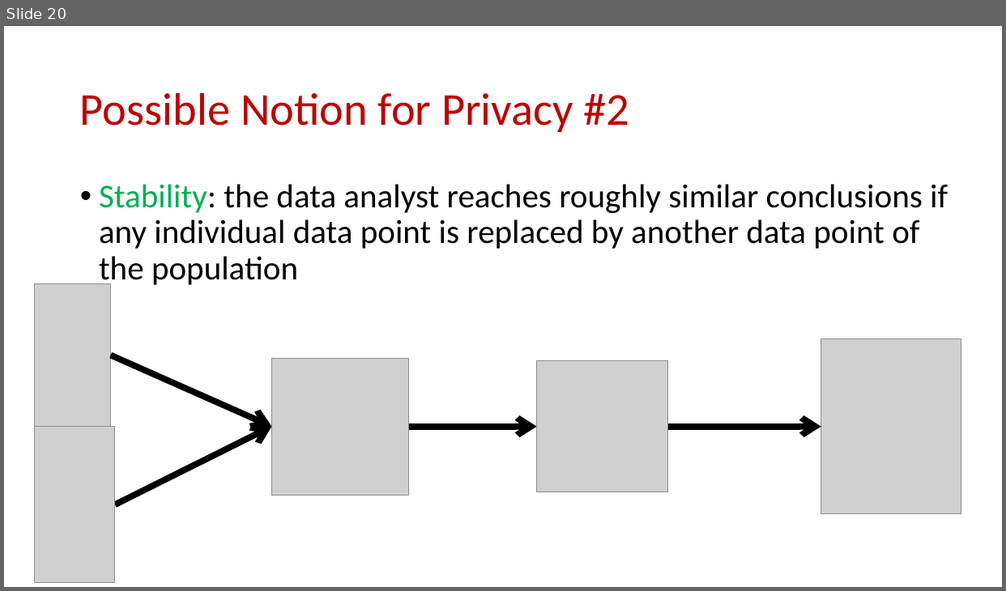
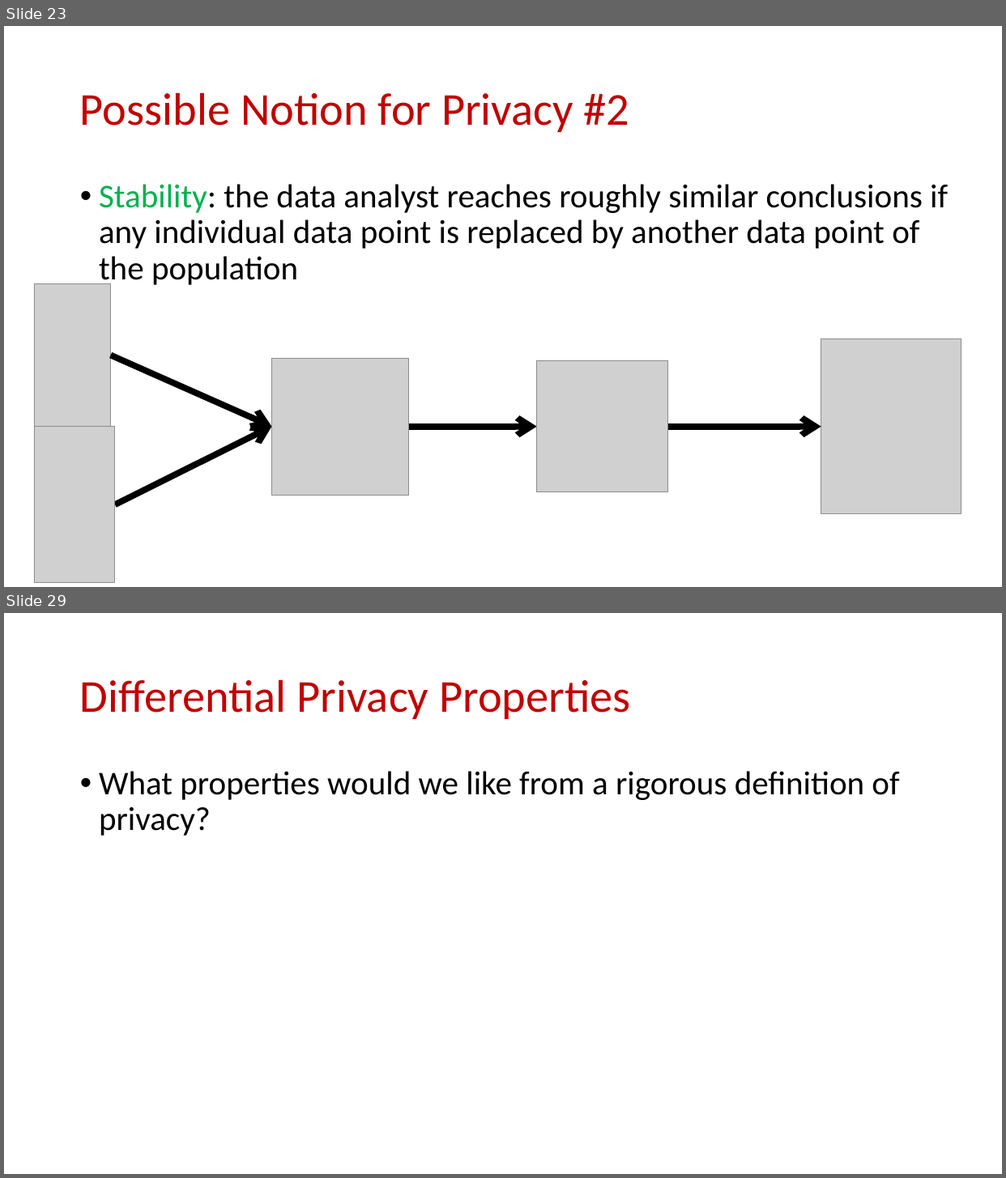
Before and after one commit to samsonzhou/samsonzhou.github.io, a slide deck: CSCE658-S24/L19.pptx. Shown one above the other, each under a label of ours: slide 20 before the commit, slides 23 and 29 after it; the slides between them are not shown. The pictures are 1006x591 and 1006x1178 pixels, drawn with LibreOffice and Linux fonts; fonts in the diff are those of the drawing; grey boxes stand for pictures. Boxes give left, top, right and bottom in pixels: in the first picture for what was removed or moved away, otherwise in the second. Text is boxed around its words. In the diff, an @@ line names an element or a change of style, - is before the commit and + after.

```diff
--- a/CSCE658-S24/L19.pptx
+++ b/CSCE658-S24/L19.pptx
@@ slide 29 added at (x1=4, y1=613, x2=1002, y2=1174), background #FFFFFF @@
@@ title added at (x1=80, y1=679, x2=631, y2=719), 44 pt, text #C00000 @@
+Differential Privacy Properties
@@ text added at (x1=99, y1=771, x2=899, y2=836), 32 pt, text #000000 @@
+• What properties would we like from a rigorous definition of privacy?
@@ what was slide 20 is now slide 23 @@
```
Also in this commit, not shown: 1 slide changed, 27 other slides added.
